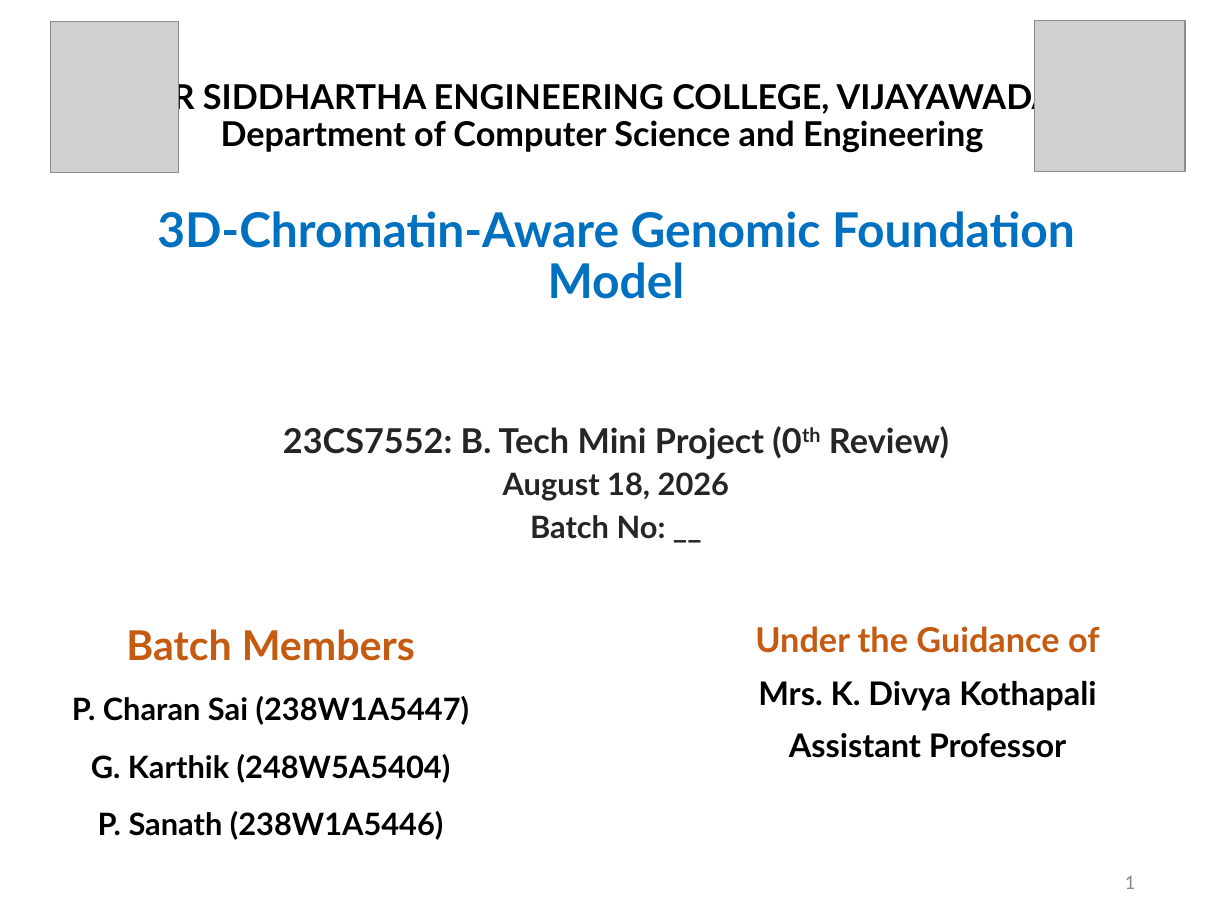
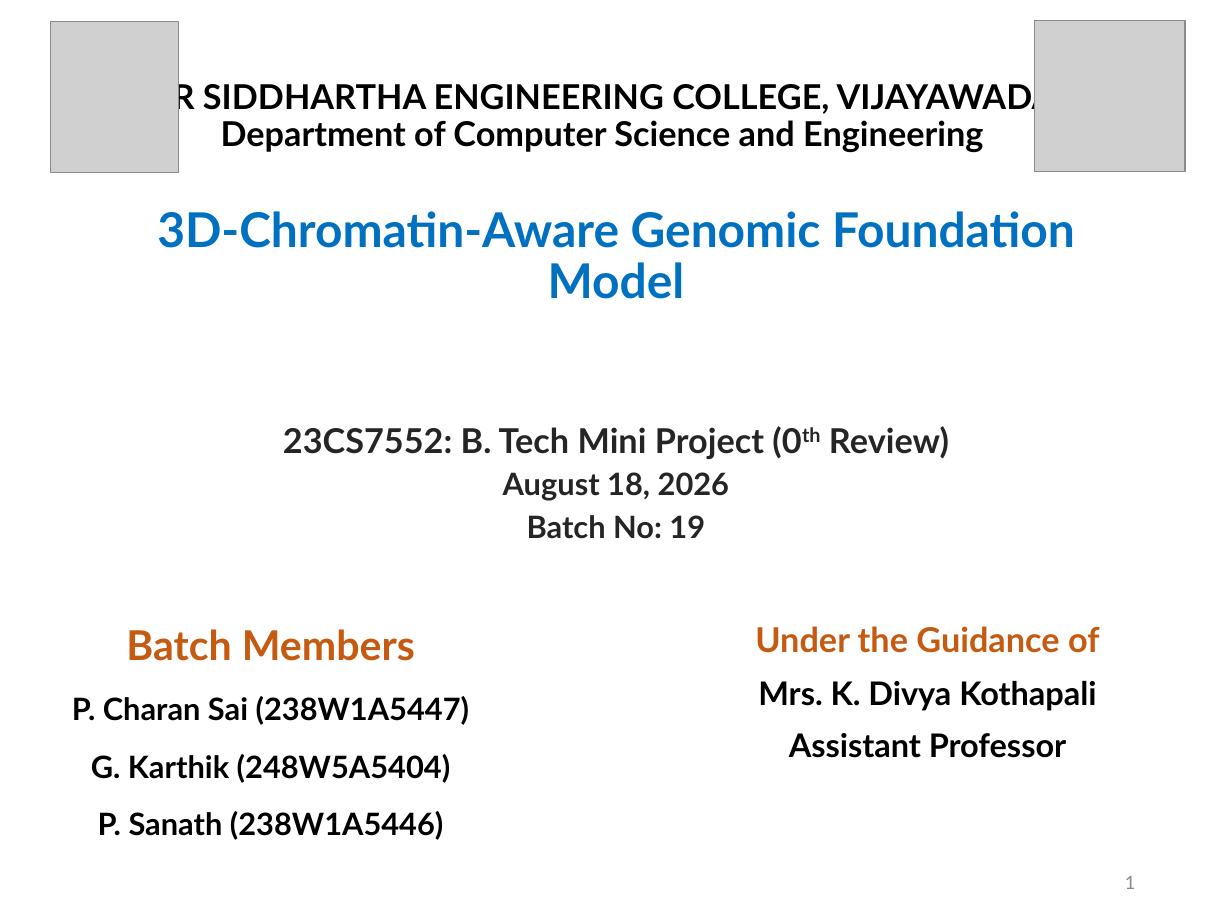
Before and after one commit to charansaiponnada/3D-Chromatin-Aware-Genomic-FM, a slide deck: slide 1 of presentations/Mini_Project_Review_0.pptx. Drawn at 1232x924 pixels with LibreOffice and Linux fonts; fonts in the diff are those of the drawing; grey boxes stand for pictures. Boxes give left, top, right and bottom in pixels: in the first picture for what was removed or moved away, otherwise in the second. Text is boxed around its words. In the diff, an @@ line names an element or a change of style, - is before the commit and + after.

```diff
--- a/presentations/Mini_Project_Review_0.pptx
+++ b/presentations/Mini_Project_Review_0.pptx
@@ text at (x1=527, y1=515, x2=705, y2=539): text changed @@
-Batch No: __
+Batch No: 19
```
Also in this commit, not shown: 10 other slides changed, 7 other files.
